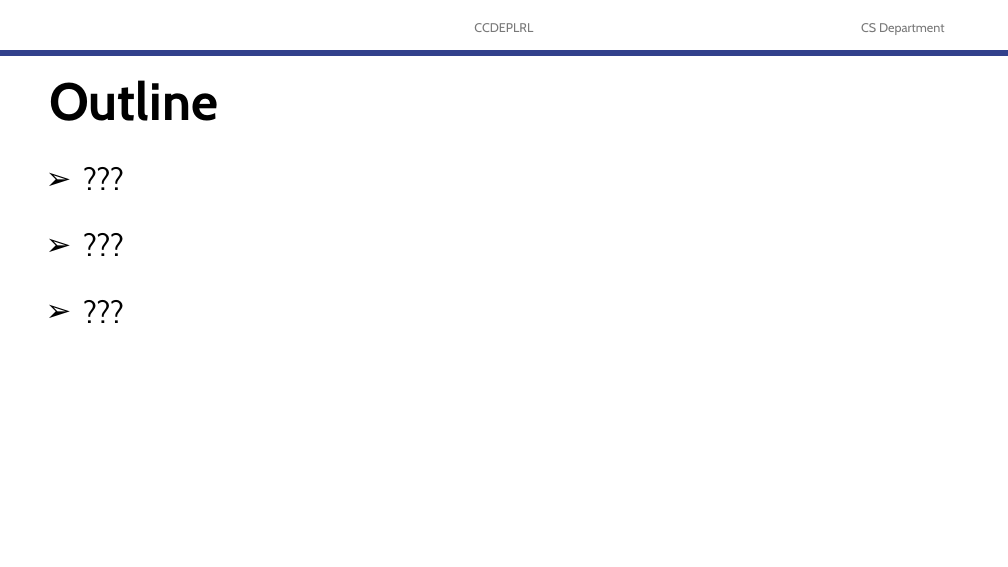
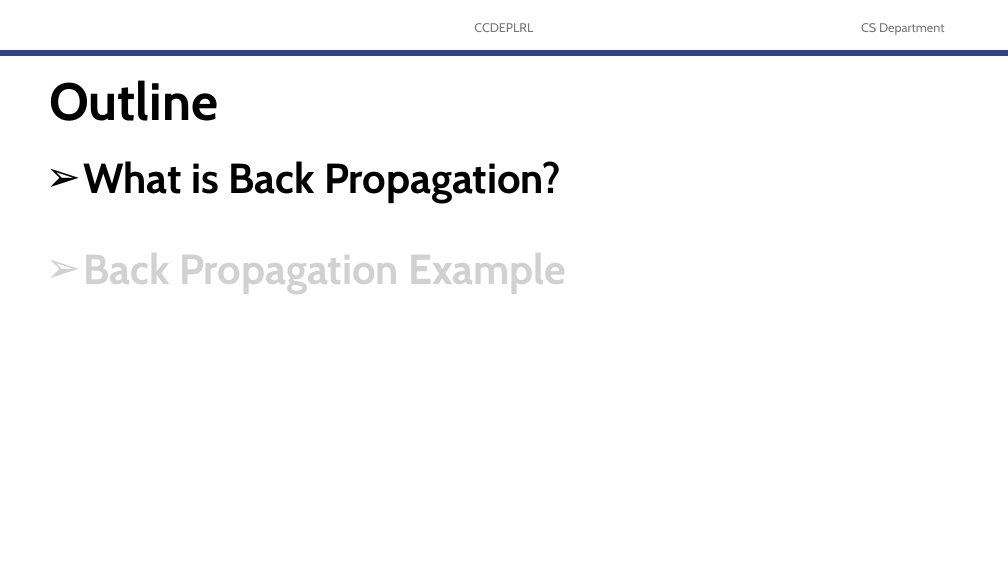
Before and after one commit to robitussin/CCDEPLRL, a slide deck: slide 2 of 2 - Training Neural Networks/Backpropagation/Backpropagation (new).pptx. Drawn at 1008x567 pixels with LibreOffice and Linux fonts; fonts in the diff are those of the drawing; background and template pictures are left out. Boxes give left, top, right and bottom in pixels: in the first picture for what was removed or moved away, otherwise in the second. Text is boxed around its words. In the diff, an @@ line names an element or a change of style, - is before the commit and + after.

```diff
--- a/2 - Training Neural Networks/Backpropagation/Backpropagation (new).pptx
+++ b/2 - Training Neural Networks/Backpropagation/Backpropagation (new).pptx
@@ text at [83,161,566,294]: text changed; size 29.2 to 40 pt; bold on @@
-➢ ???
-➢ ???
-➢ ???
+➢ What is Back Propagation?
+➢ Back Propagation Example
```
Also in this commit, not shown: 13 other slides changed, 53 slides added, 8 slides removed, 1 other file.
